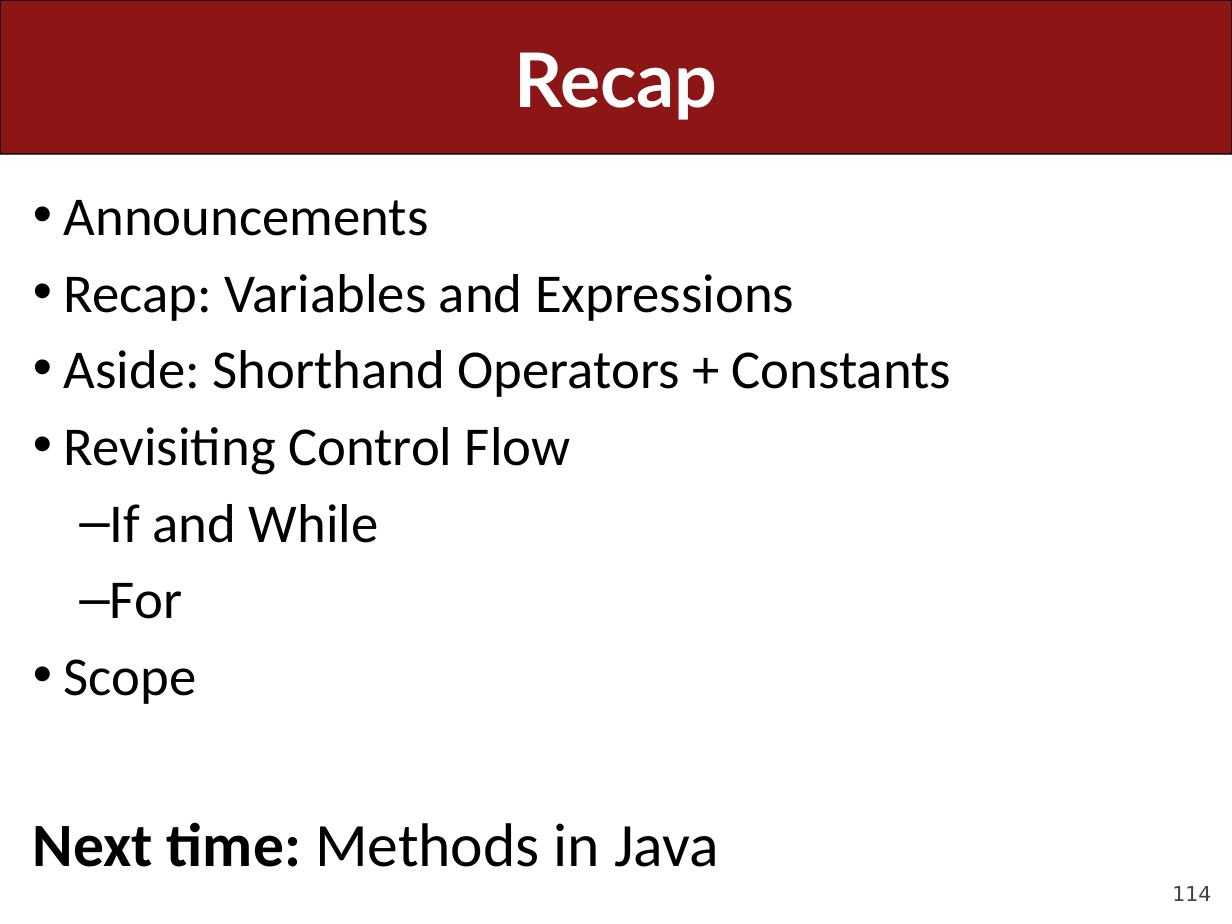
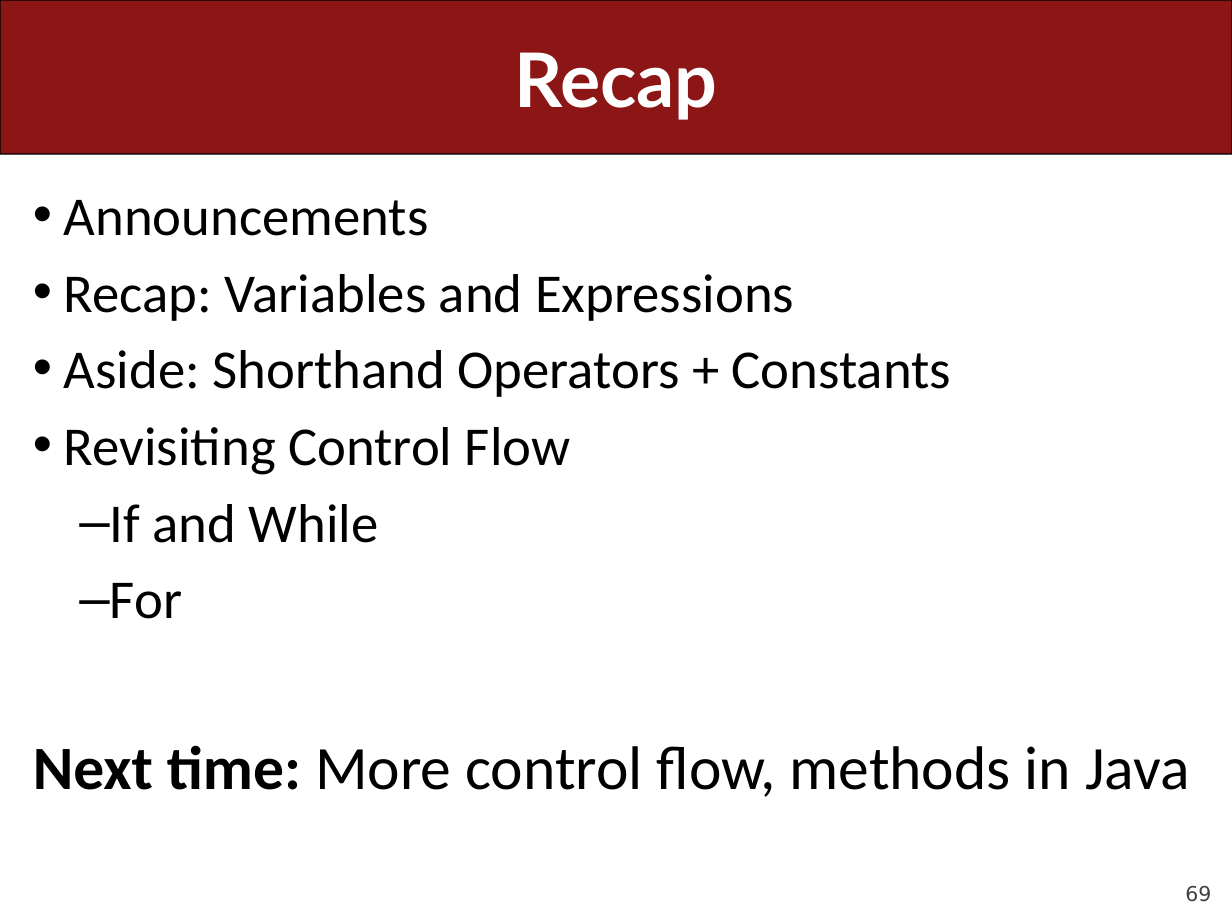
Before and after one commit to ckincaid17/cs106a-summer-2018, a slide deck: slide 69 of WWW/lectures/Lecture5/Lecture5.pptx (slide 114 before the commit). Drawn at 1232x924 pixels with LibreOffice and Linux fonts; fonts in the diff are those of the drawing. Boxes give left, top, right and bottom in pixels: in the first picture for what was removed or moved away, otherwise in the second. Text is boxed around its words. In the diff, an @@ line names an element or a change of style, - is before the commit and + after.

```diff
--- a/WWW/lectures/Lecture5/Lecture5.pptx
+++ b/WWW/lectures/Lecture5/Lecture5.pptx
@@ text at <box>33,745,1189,797</box>: text changed @@
-• Scope
-Next time: Methods in Java
+Next time: More control flow, methods in Java
@@ page number at <box>1185,886,1211,902</box>: text changed @@
-114
+69
```
Also in this commit, not shown: 11 other slides changed, 45 slides removed, 4 other files.
